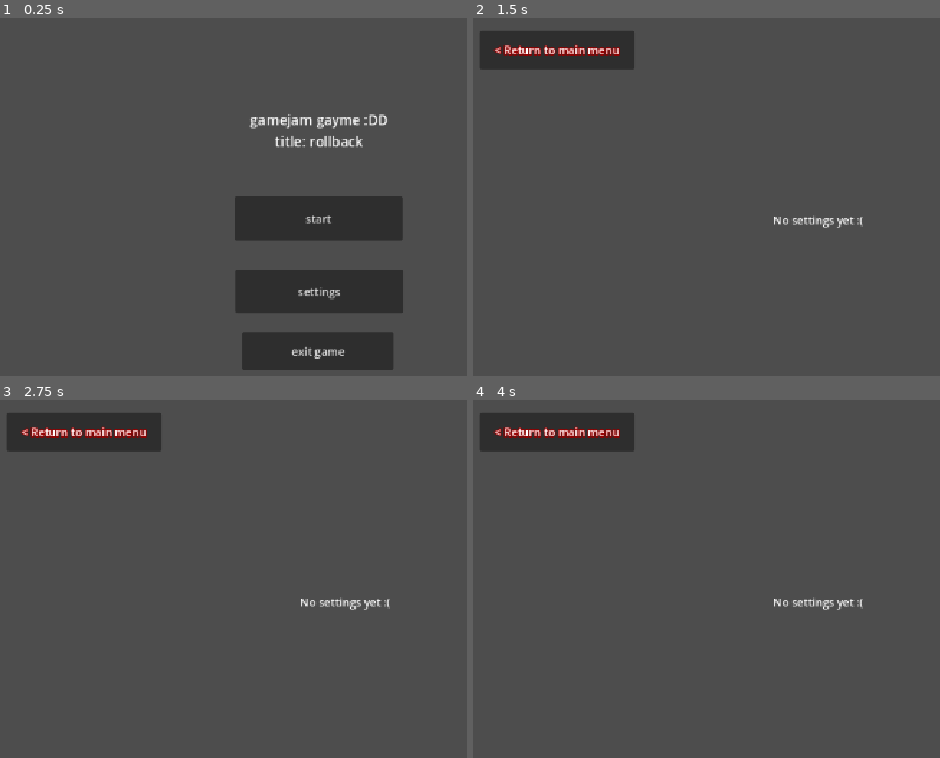
Above: before the commit, frames 1-4 (two rows, left to right).
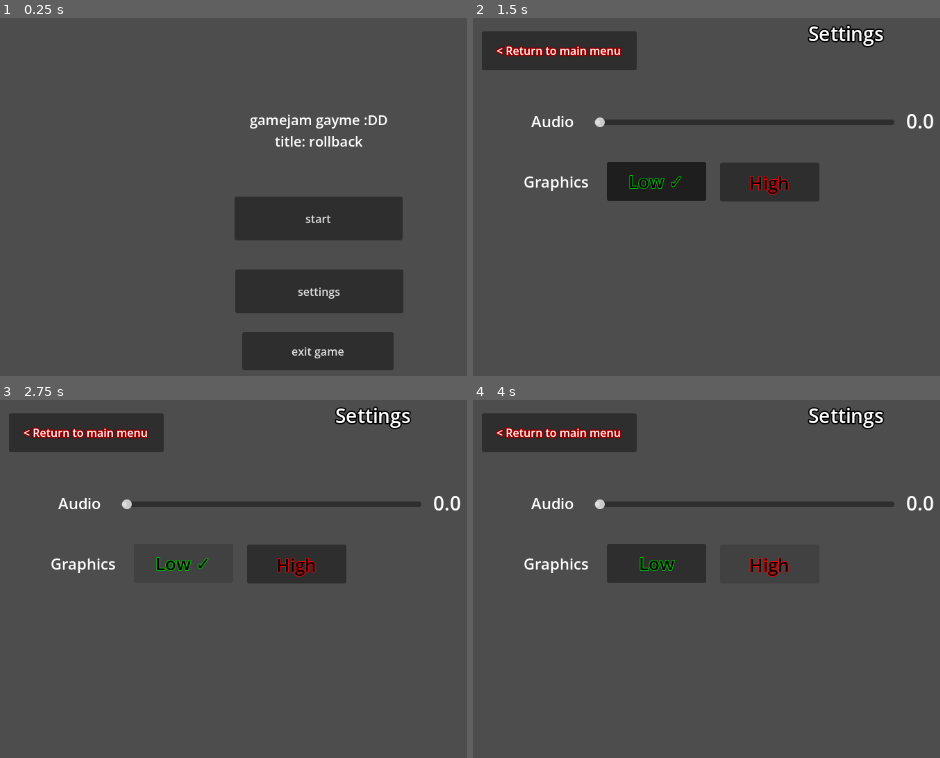
Above: after the commit, the same moments.

Repository: ScottN13/gamejam
Game: Godot game, scene res://main_menu.tscn
The game is run twice, just before and just after one commit, with the same random seed, the same clock (stepped at 60 frames per second) and the same inputs.
Inputs (mouse positions are in pixels of both pictures, inside the frame that each line leads up to):
- Up to frame 1 (0.25 s): no input
- Up to frame 2 (1.5 s): click "settings" at 0.5 s; click (655, 182) at 1.25 s, where only the run after the commit has a clickable "Low"
- Up to frame 3 (2.75 s): click (182, 564) at 2 s, where only the run after the commit has a clickable "Low ✓"
- Up to frame 4 (4 s): click (771, 564) at 2.75 s, where only the run after the commit has a clickable "High"; click (771, 564) at 3.5 s, where only the run after the commit has a clickable "High ✓"

The runs differ from the first frame. In frame 1, 1.0% of the frame differs, in the area x 53-83%, y 26-96%; in frame 2, 7.5%, in the area x 1-99%, y 1-59%; in frame 3, 5.4%; in frame 4, 5.5%.

Commit message:
Implemented settings
audio slider + high and low graphics buttons, defaults to low grapics

Diff:
--- a/project.godot
+++ b/project.godot
@@ -13,12 +13,11 @@
 config/name="gamejam-hackclub"
 run/main_scene="uid://jgi5g84077f6"
 config/features=PackedStringArray("4.7", "GL Compatibility")
-config/icon="res://icon.svg"
+config/icon="res://icon.png"
 
 [display]
 
-window/stretch/mode="canvas_items"
-window/stretch/aspect="expand"
+window/stretch/mode="viewport"
 
 [dotnet]
 
--- a/settings_menu.gd
+++ b/settings_menu.gd
@@ -1,6 +1,40 @@
 extends Control
 
+var GraphSetting = "Low"
+@onready var LowLabel = $GrphLowButton/Label
+@onready var HighLabel = $GrphHighButton/Label
 
 func _on_return_button_pressed() -> void:
 	get_tree().change_scene_to_file("res://main_menu.tscn")
 	print("returning to main menu")
+
+
+func _ready() -> void:
+	$VolValue.text = str(AudioServer.get_bus_volume_db(AudioServer.get_bus_index("Master")))
+	pass
+
+func _on_volume_slider_value_changed(value: float) -> void:
+	AudioServer.set_bus_volume_db(AudioServer.get_bus_index("Master"), value)
+	$VolValue.text = str(value)
+
+
+func _on_grph_low_button_pressed() -> void:
+	if GraphSetting != "Low":
+		GraphSetting = "Low"
+		LowLabel.text = "Low ✓" # the actual text displayed
+		HighLabel.text = "High" # reset the other label
+		print("Graphics set to Low")
+	else:
+		LowLabel.text = "Low ✓"
+	pass # Replace with function body.
+
+
+func _on_grph_high_button_pressed() -> void:
+	if GraphSetting != "High":
+		GraphSetting = "High"
+		HighLabel.text = "High ✓" # the actual text displayed
+		LowLabel.text = "Low" # reset the other label
+		print("Graphics set to High")
+	else:
+		HighLabel.text = "High"
+	pass # Replace with function body.
--- a/settings_menu.tscn
+++ b/settings_menu.tscn
@@ -2,7 +2,11 @@
 
 [ext_resource type="Script" uid="uid://dckknenxda8g7" path="res://settings_menu.gd" id="1_ufg0w"]
 
-[sub_resource type="LabelSettings" id="LabelSettings_8vqkf"]
+[sub_resource type="LabelSettings" id="LabelSettings_ufg0w"]
+font_size = 28
+outline_size = 7
+outline_color = Color(0, 0, 0, 1)
+shadow_size = 20
 
 [sub_resource type="LabelSettings" id="LabelSettings_w81ou"]
 stacked_outline_count = 2
@@ -11,26 +15,50 @@
 stacked_outline_1/size = 5
 stacked_outline_1/color = Color(0.5254902, 0, 0, 1)
 
+[sub_resource type="LabelSettings" id="LabelSettings_mpdhx"]
+font_size = 22
+
+[sub_resource type="LabelSettings" id="LabelSettings_jggmm"]
+font_size = 28
+
+[sub_resource type="LabelSettings" id="LabelSettings_lek5h"]
+font_size = 26
+font_color = Color(0, 0, 0, 1)
+outline_size = 4
+outline_color = Color(0, 0.80784315, 0, 1)
+
+[sub_resource type="LabelSettings" id="LabelSettings_0cmel"]
+font_size = 26
+font_color = Color(0, 0, 0, 1)
+outline_size = 4
+outline_color = Color(1, 0, 0, 1)
+
 [node name="Settings Menu" type="Control" unique_id=1522374021]
 layout_mode = 3
 anchors_preset = 15
 anchor_right = 1.0
 anchor_bottom = 1.0
+offset_left = 3.0
+offset_top = 1.0
+offset_right = 3.0
+offset_bottom = 1.0
 grow_horizontal = 2
 grow_vertical = 2
 script = ExtResource("1_ufg0w")
 
-[node name="Label" type="Label" parent="." unique_id=1050061336]
+[node name="Title" type="Label" parent="." unique_id=1050061336]
 layout_mode = 1
 anchors_preset = -1
-anchor_right = 0.19900002
-anchor_bottom = 0.186
-offset_left = 455.0
-offset_top = 240.0
-offset_right = 395.75198
-offset_bottom = 278.472
-text = "No settings yet :("
-label_settings = SubResource("LabelSettings_8vqkf")
+anchor_left = 0.42700002
+anchor_top = 0.034
+anchor_right = 0.42700002
+anchor_bottom = 0.034
+offset_left = 0.09597778
+offset_top = -13.0320015
+offset_right = 170.09598
+offset_bottom = 70.968
+text = "Settings"
+label_settings = SubResource("LabelSettings_ufg0w")
 horizontal_alignment = 1
 vertical_alignment = 1
 
@@ -50,4 +78,85 @@
 horizontal_alignment = 1
 vertical_alignment = 1
 
+[node name="VolumeSlider" type="HSlider" parent="." unique_id=1309955926]
+layout_mode = 1
+anchors_preset = -1
+anchor_top = 0.028
+anchor_bottom = 0.028
+offset_left = 215.0
+offset_top = 143.856
+offset_right = 647.0
+offset_bottom = 176.856
+
+[node name="AudioLabel" type="Label" parent="." unique_id=1324997402]
+layout_mode = 0
+offset_left = 107.0
+offset_top = 161.0
+offset_right = 203.0
+offset_bottom = 192.0
+text = "Audio"
+label_settings = SubResource("LabelSettings_mpdhx")
+horizontal_alignment = 1
+
+[node name="VolValue" type="Label" parent="." unique_id=616392742]
+layout_mode = 0
+offset_left = 664.0
+offset_top = 157.0
+offset_right = 704.0
+offset_bottom = 196.0
+text = "0"
+label_settings = SubResource("LabelSettings_jggmm")
+horizontal_alignment = 1
+vertical_alignment = 1
+
+[node name="GraphicsLabel" type="Label" parent="." unique_id=637637250]
+layout_mode = 0
+offset_left = 112.0
+offset_top = 248.0
+offset_right = 208.0
+offset_bottom = 279.0
+text = "Graphics"
+label_settings = SubResource("LabelSettings_mpdhx")
+horizontal_alignment = 1
+
+[node name="GrphLowButton" type="Button" parent="." unique_id=1888469166]
+layout_mode = 0
+offset_left = 233.0
+offset_top = 235.0
+offset_right = 376.0
+offset_bottom = 291.0
+toggle_mode = true
+
+[node name="Label" type="Label" parent="GrphLowButton" unique_id=71679238]
+layout_mode = 0
+offset_right = 143.0
+offset_bottom = 57.0
+text = "Low"
+label_settings = SubResource("LabelSettings_lek5h")
+horizontal_alignment = 1
+vertical_alignment = 1
+clip_text = true
+
+[node name="GrphHighButton" type="Button" parent="." unique_id=246110318]
+layout_mode = 0
+offset_left = 396.0
+offset_top = 236.0
+offset_right = 539.0
+offset_bottom = 292.0
+toggle_mode = true
+
+[node name="Label" type="Label" parent="GrphHighButton" unique_id=282475739]
+layout_mode = 0
+offset_left = 1.0
+offset_top = 1.0
+offset_right = 142.0
+offset_bottom = 58.0
+text = "High"
+label_settings = SubResource("LabelSettings_0cmel")
+horizontal_alignment = 1
+vertical_alignment = 1
+
 [connection signal="pressed" from="ReturnButton" to="." method="_on_return_button_pressed"]
+[connection signal="value_changed" from="VolumeSlider" to="." method="_on_volume_slider_value_changed"]
+[connection signal="pressed" from="GrphLowButton" to="." method="_on_grph_low_button_pressed"]
+[connection signal="pressed" from="GrphHighButton" to="." method="_on_grph_high_button_pressed"]
